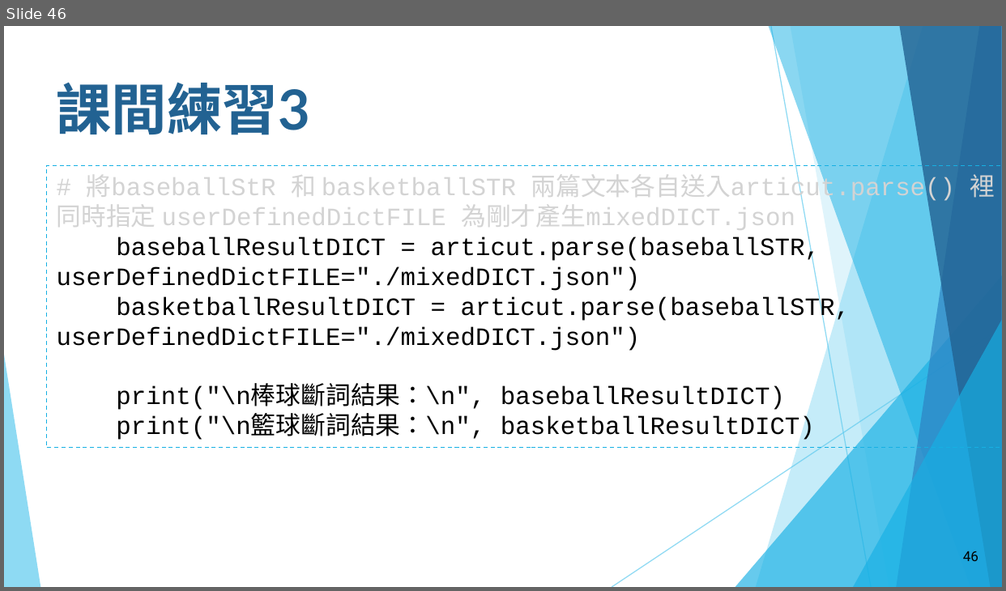
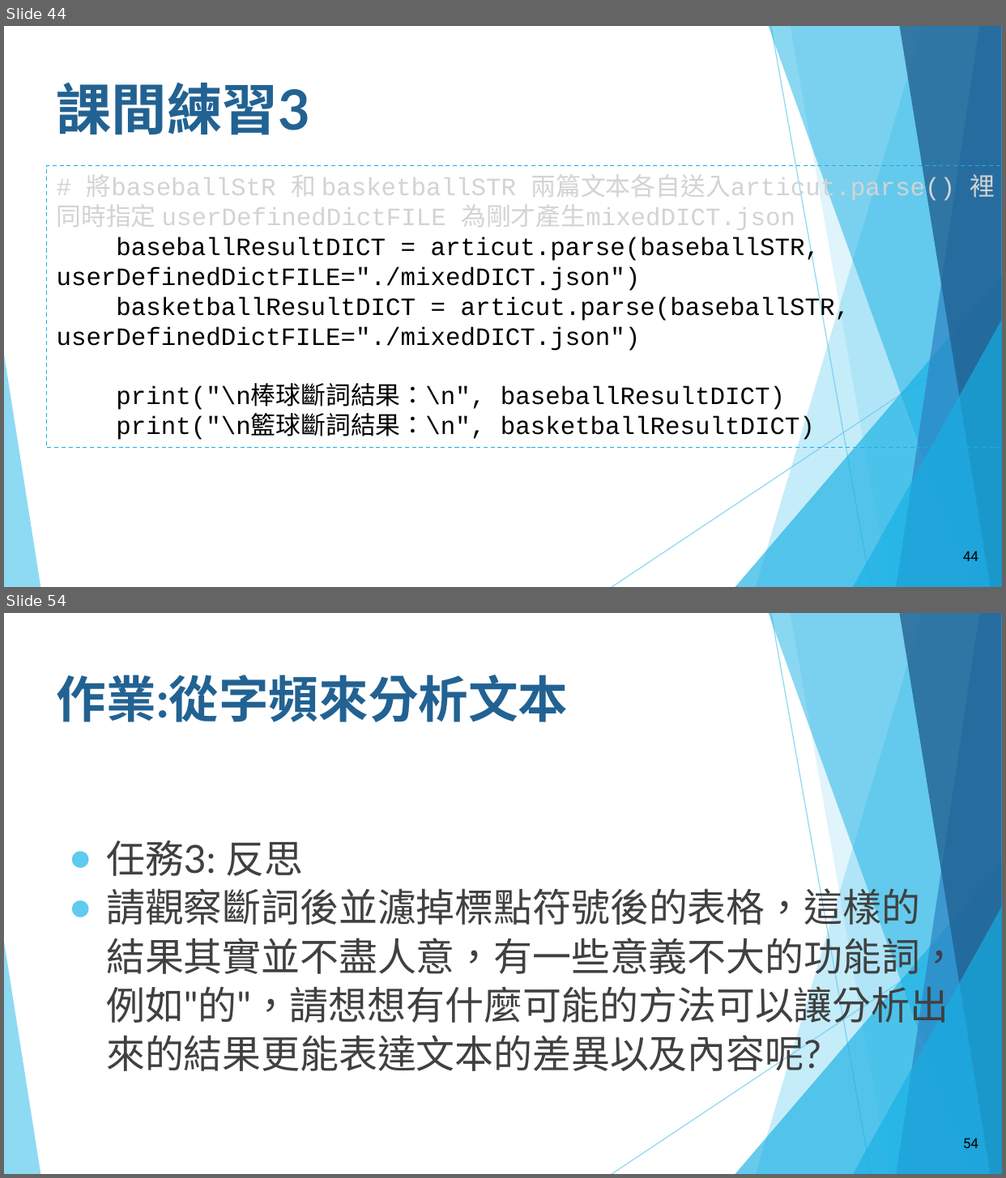
Before and after one commit to howardsukuan/textual-data-analysis-python, a slide deck: week01/文本分析與程式設計Week01_draft1.pptx. Shown one above the other, each under a label of ours: slide 46 before the commit, slides 44 and 54 after it; the slides between them are not shown. The pictures are 1006x591 and 1006x1178 pixels, drawn with LibreOffice and Linux fonts; fonts in the diff are those of the drawing. Boxes give left, top, right and bottom in pixels: in the first picture for what was removed or moved away, otherwise in the second. Text is boxed around its words. In the diff, an @@ line names an element or a change of style, - is before the commit and + after.

```diff
--- a/week01/文本分析與程式設計Week01_draft1.pptx
+++ b/week01/文本分析與程式設計Week01_draft1.pptx
@@ slide 54 added at box(4, 613, 1002, 1174), background #FFFFFF; not listed: 10 template elements that a slide beside it also shows @@
@@ title added at box(57, 675, 569, 722), 36 pt, text #226292, bold @@
+作業:從字頻來分析文本
@@ text added at box(106, 841, 959, 1078), 28 pt, text #404040 @@
+● 任務3: 反思
+● 請觀察斷詞後並濾掉標點符號後的表格，這樣的結果其實並不盡人意，有一些意義不大的功能詞，例如"的"，請想想有什麼可能的方法可以讓分析出來的結果更能表達文本的差異以及內容呢?
@@ page number added at box(963, 1139, 978, 1148), 10 pt, text #000000 @@
+54
@@ what was slide 46 is now slide 44 @@
@@ page number at box(963, 552, 978, 561): text changed @@
-46
+44
```
Also in this commit, not shown: 6 slides changed, 9 other slides added, 2 slides removed.
